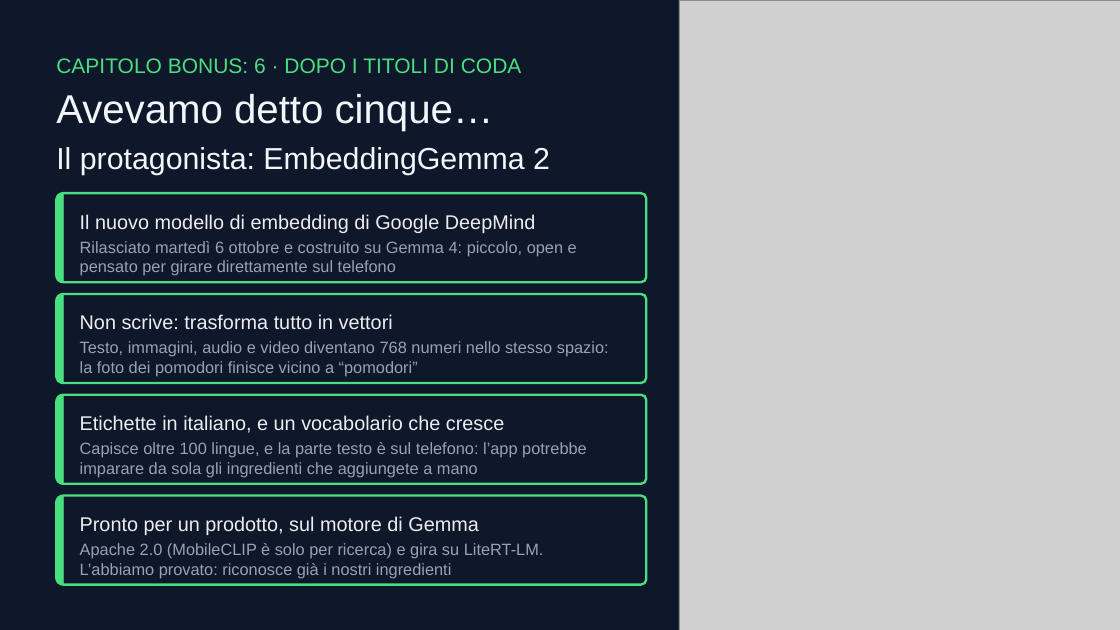
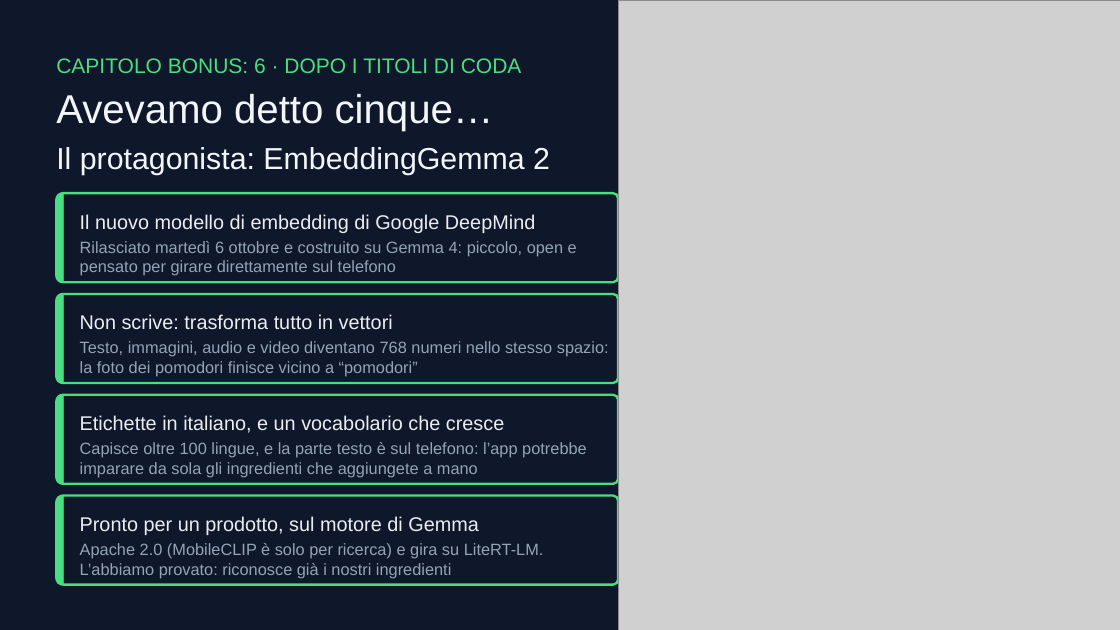
Before and after one commit to MatriscianoSalvatore/ai-pantry, a slide deck: slide 25 of AI On-Device - ita.pptx. Drawn at 1120x630 pixels with LibreOffice and Linux fonts; fonts in the diff are those of the drawing; grey boxes stand for pictures; background and template pictures are left out. Boxes give left, top, right and bottom in pixels: in the first picture for what was removed or moved away, otherwise in the second. Text is boxed around its words. In the diff, an @@ line names an element or a change of style, - is before the commit and + after.

```diff
--- a/AI On-Device - ita.pptx
+++ b/AI On-Device - ita.pptx
@@ picture: place and size @@
-picture at [679,0,1120,630]
+picture at [618,0,1120,630]
@@ freeform shape: place and size @@
-freeform shape at [56,193,646,282]
+freeform shape at [56,193,618,282]
@@ freeform shape: place and size @@
-freeform shape at [56,193,646,282]
+freeform shape at [56,193,618,282]
@@ freeform shape: place and size @@
-freeform shape at [56,294,646,383]
+freeform shape at [56,294,618,383]
@@ freeform shape: place and size @@
-freeform shape at [56,294,646,383]
+freeform shape at [56,294,618,383]
@@ freeform shape: place and size @@
-freeform shape at [56,395,646,484]
+freeform shape at [56,395,618,484]
@@ freeform shape: place and size @@
-freeform shape at [56,395,646,484]
+freeform shape at [56,395,618,484]
@@ freeform shape: place and size @@
-freeform shape at [56,496,646,585]
+freeform shape at [56,496,618,585]
@@ freeform shape: place and size @@
-freeform shape at [56,496,646,585]
+freeform shape at [56,496,618,585]
```
Also in this commit, not shown: 1 other file.
